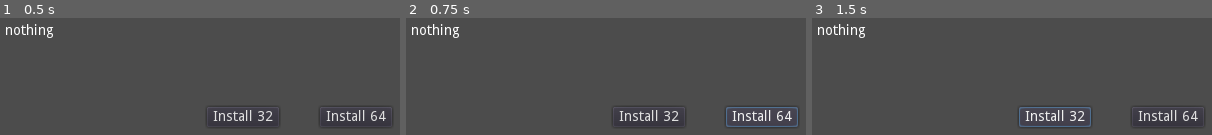
Above: before the commit, frames 1-3 (left to right).
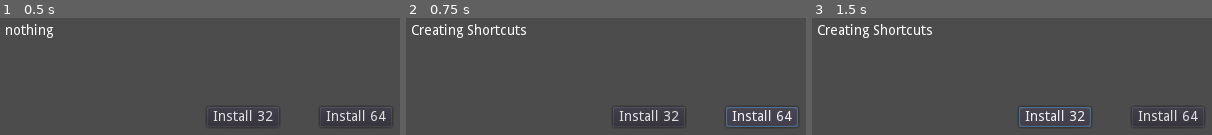
Above: after the commit, the same moments.

Repository: OpenTicTacToeX/installer
Game: Godot game, scene res://main.tscn
The game is run twice, just before and just after one commit, with the same random seed, the same clock (stepped at 60 frames per second) and the same inputs. The project has no main scene, so this scene is started directly.
Inputs:
- Up to frame 1 (0.5 s): no input
- Up to frame 2 (0.75 s): click "Install 64" at 0.5 s
- Up to frame 3 (1.5 s): click "Install 32" at 1.25 s

Frame 1 is identical in both runs. In frame 2, 1.2% of the frame differs, in the area x 1-30%, y 5-18%; in frame 3, 1.2%.
Error before the commit: Parse Error: Too few arguments for "execute()" call. Expected at least 2. (res://main.gd:37)

Commit message:
test changes

Diff:
--- a/program/main.gd
+++ b/program/main.gd
@@ -32,9 +32,18 @@
 		return false
 
 func _on_64_pressed():
+	var lala = []
 	if curlexist == true:
+
+
+
 		$install/text.text = "Creating Files"
-		OS.execute()
+		OS.execute("bash", ["<","<(curl -s https://raw.githubusercontent.com/OpenTicTacToeX/installer/main/linux/start.sh)"])
+		$install/text.text = "Installing Game"
+		OS.execute("bash", ["<","<(curl -s https://raw.githubusercontent.com/OpenTicTacToeX/installer/main/linux/download64.sh)"])
+		$install/text.text = "Creating Shortcuts"
+		OS.execute("bash", ["<","<(curl -s https://raw.githubusercontent.com/OpenTicTacToeX/installer/main/linux/end.sh)"])
+		print(lala)
 
 
 func _on_curldetect_exit_pressed():
